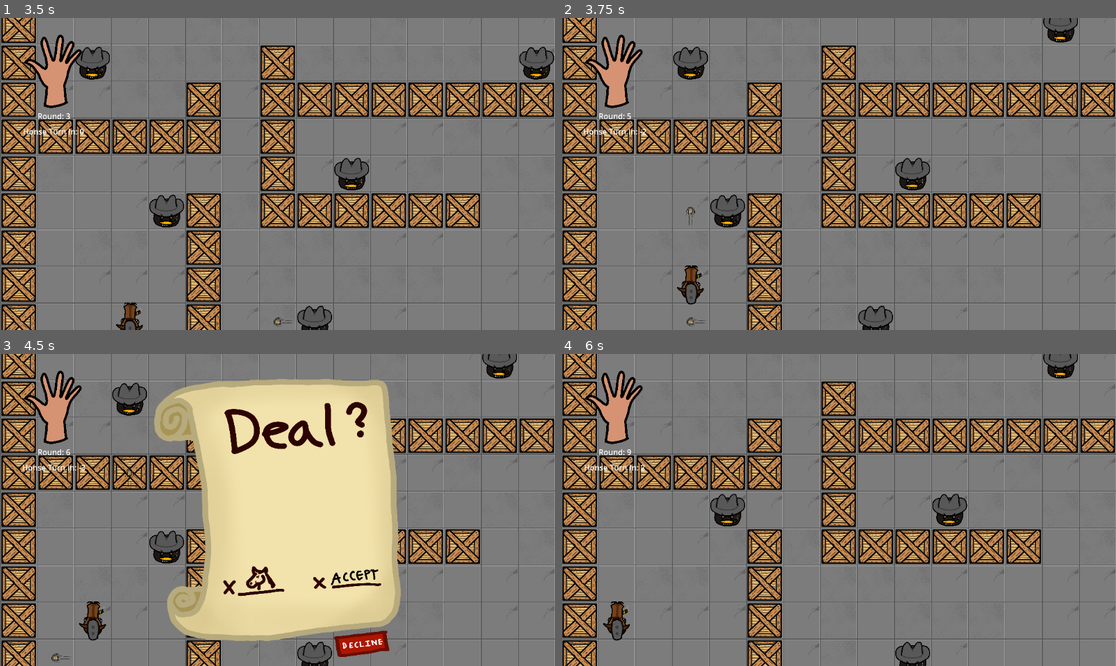
Above: before the commit, frames 1-4 (two rows, left to right).
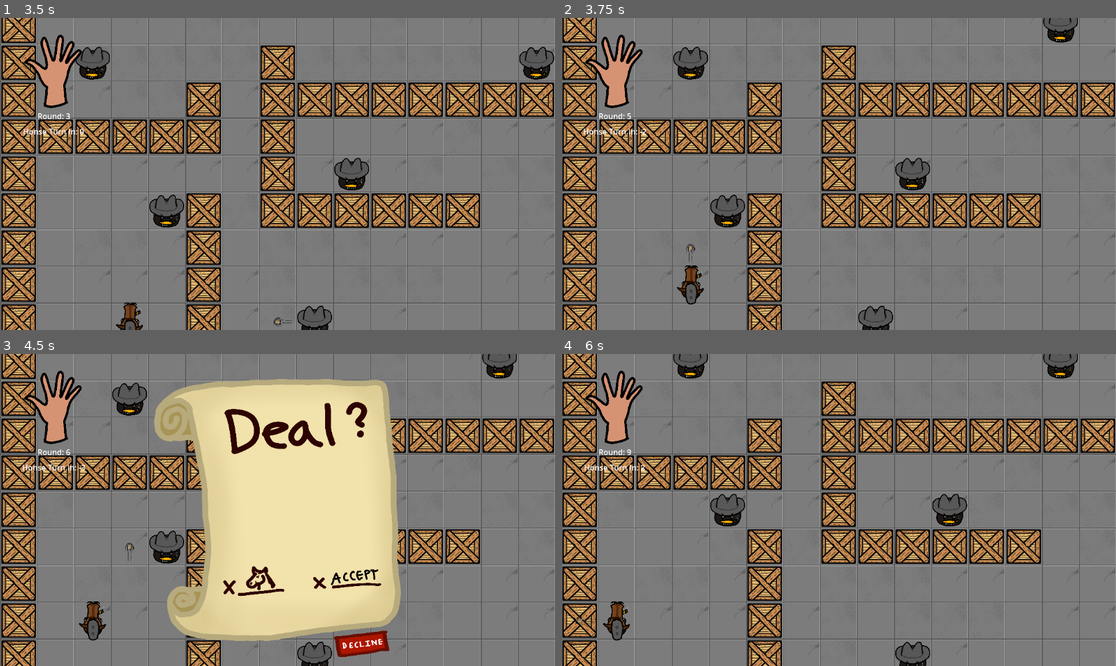
Above: after the commit, the same moments.

Repository: AT0M1X/TheHorseheadPact
Game: Godot game, scene res://scenes/main/Main.tscn
Two runs of this game, one before a commit and one after it. Both use one fixed random seed, a clock stepped at 60 frames per second and the inputs below.
Inputs (mouse positions are in pixels of both pictures, inside the frame that each line leads up to):
- Up to frame 1 (3.5 s): click (355, 239) at 0.5 s; tap Enter at 1.25, 2.75 s; hold D (move_right) 1.28-2.03 s; hold Space (shoot) 1.28-2.03 s; hold S (move_down) 2.03-2.78 s; tap Space (shoot) at 2.1 s; hold D (move_right) from 2.78 s (still down); hold Space (shoot) from 2.78 s (still down)
- Up to frame 2 (3.75 s): release D (move_right) at 3.53 s; release Space (shoot) at 3.53 s; hold W (move_up) from 3.53 s (still down); tap Space (shoot) at 3.6 s
- Up to frame 3 (4.5 s): tap Enter at 4.25 s; release W (move_up) at 4.28 s; hold A (move_left) from 4.28 s (still down); hold Space (shoot) from 4.28 s (still down)
- Up to frame 4 (6 s): release A (move_left) at 5 s; release Space (shoot) at 5 s; click (916, 575) at 5 s; tap Space (shoot) at 5.75, 5.85 s; hold A (move_left) from 5.78 s (still down)

Frame 1 is identical in both runs. In frame 2, 0.1% of the frame differs, in the area x 22-26%, y 60-99%; in frame 3, 0.1%; in frame 4, 0.4%, in the area x 2-27%, y 0-88%.

Commit message:
Merged with main

Diff:
--- a/autoload/TurnManager.gd
+++ b/autoload/TurnManager.gd
@@ -85,12 +85,10 @@
 	for b in bullets:
 		if game_over:
 			return
-		if is_instance_valid(b):
-			b.move()
-			if b.has_signal("move_done"):
-				await b.move_done
 		if is_instance_valid(b) and b.move():
 			dead_bullets.append(b)
+			if b.has_signal("move_done") :
+				await b.move_done
 
 	for b in dead_bullets:
 		b.remove_bullet()
